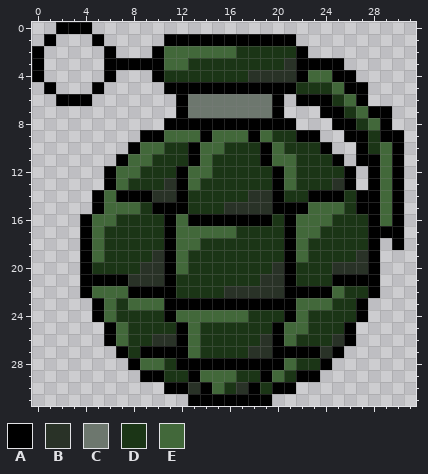
Two states of a pixel-art sprite, Assets/Sprites/Icons/IC_nade.png. The first picture shows the starting point.
The file is 32x32 pixels. Colours within 5 levels of each other are drawn and written as one.
Palette (. is transparent): A #000000  B #293227  C #6d776e  D #1b3516  E #42683a
After:
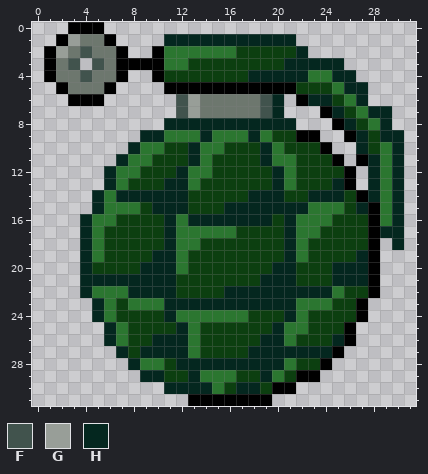
Colours new in this view: F #41534d  G #989e98  H #04271f
Edits made:
Colour D changes from #1b3516 to #0c3f10.
Colour E changes from #42683a to #2b7630.
Colour A is added in row 0 at x 5; in row 1 at x 2 and 6; in row 2 at x 1 and 7; in row 3 at x 1; in row 4 at x 1 and 7; in row 5 at x 2 and 6.
Colour A is added in row 6 at x 5.
Colour C is added in row 1 at x 4; in row 2 at x 3 and 5; in row 3 at x 2; in row 4 at x 2 to 3 and 5; in row 5 at x 3 to 4.
Colour C replaces colour A in row 1 at x 5; in rows 2 to 4 at x 6; in row 5 at x 5.
Colour F is added in row 2 at x 4; in row 3 at x 3 and 5; in row 4 at x 4.
Colour F replaces colour A in rows 6 to 7 at x 12.
Colour F replaces colour C in rows 6 to 7 at x 19.
Colour G is added in row 1 at x 3; in row 2 at x 2.
Colour G replaces colour C in rows 6 to 7 at x 13.
Colour H replaces colour A in row 1 at x 11 to 21; in row 2 at x 22; in row 3 at x 22 to 25; in row 4 at x 22 and 25 to 26; in row 5 at x 26 to 27; in row 6 at x 20, 23 to 24 and 27.
Colour H replaces colour A in row 7 at x 20, 25 and 28 to 29; in row 8 at x 11 to 21, 26 and 29; in row 9 at x 9 to 10, 14, 18, 27 and 29 to 30; in row 10 at x 8, 13, 19, 27 and 30; in row 11 at x 7, 13, 19, 28 and 30; in rows 12 to 13 at x 6, 12, 20, 28 and 30.
Colour H replaces colour A in row 14 at x 5, 7 to 9, 12, 20, 23 to 25, 28 and 30; in row 15 at x 5, 10 to 12, 20 to 22, 27 and 30; in row 16 at x 4, 11, 13 to 19, 21 and 30; in row 17 at x 4, 11, 21 and 29 to 30; in row 18 at x 4, 11, 21 and 30; in rows 19 to 20 at x 4, 11 and 21.
Colour H replaces colour A in row 21 at x 4 to 7, 11, 21 and 25 to 27; in row 22 at x 4, 8 to 11 and 21 to 24; in row 23 at x 5 and 11 to 21; in row 24 at x 5, 11 and 21; in rows 25 to 26 at x 6, 12 and 20; in row 27 at x 7, 9 to 12 and 20 to 23.
Colour H replaces colour A in row 28 at x 8 and 12 to 20; in row 29 at x 9 to 10, 13 and 19; in row 30 at x 11 to 12, 14 and 18.
Colour H replaces colour B in row 3 at x 21; in row 4 at x 18 to 21; in row 13 at x 11 and 25; in row 14 at x 10 to 11 and 18 to 19; in row 15 at x 16 to 19; in row 19 at x 10 and 27.
Colour H replaces colour B in row 20 at x 9 to 10, 20 and 25 to 27; in row 21 at x 8 to 10 and 19 to 20; in row 22 at x 16 to 20; in row 26 at x 10 to 11, 19 and 25; in row 27 at x 18 to 19 and 24; in row 30 at x 13 and 17.
Colour A is removed in row 0 at x 2; in row 1 at x 1; in rows 2 to 4 at x 0; in row 5 at x 1; in row 6 at x 2.
Pixel boxes of the changes (left, top, right, bottom) in both pictures:
changed: (32, 22, 404, 394)
